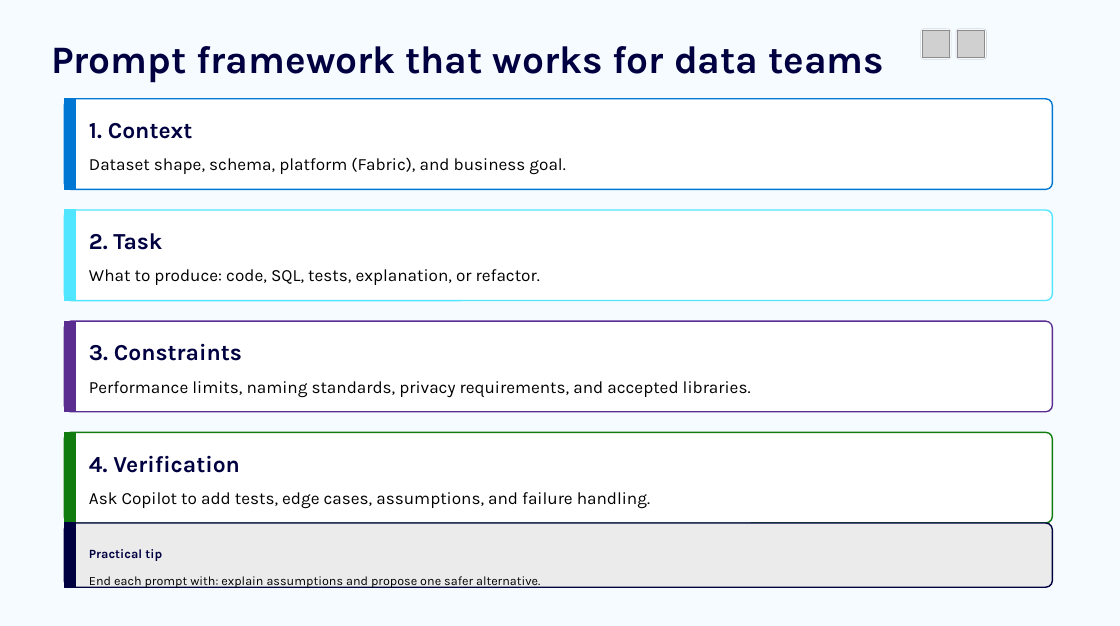
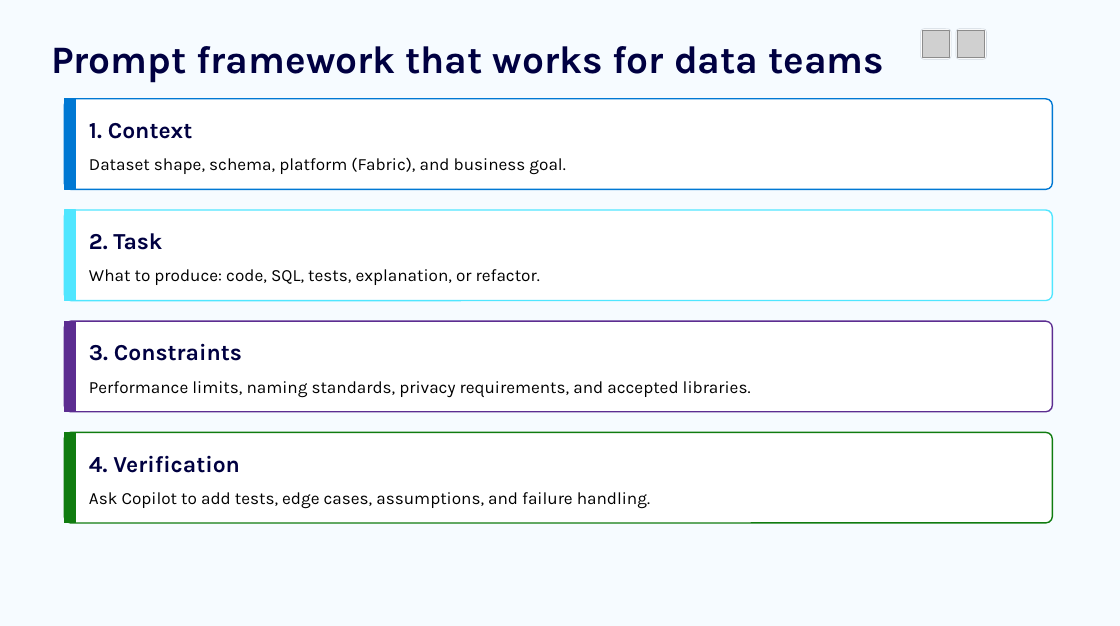
Before and after one commit to jordanbean-msft/github-copilot-for-data-professionals, a slide deck: slide 11 of deck/github-copilot-for-data-professionals.pptx. Drawn at 1120x626 pixels with LibreOffice and Linux fonts; fonts in the diff are those of the drawing; grey boxes stand for pictures; background and template pictures are left out. Boxes give left, top, right and bottom in pixels: in the first picture for what was removed or moved away, otherwise in the second. Text is boxed around its words. In the diff, an @@ line names an element or a change of style, - is before the commit and + after.

```diff
--- a/deck/github-copilot-for-data-professionals.pptx
+++ b/deck/github-copilot-for-data-professionals.pptx
@@ rounded rectangle removed at (64, 523, 1052, 587) @@
@@ rectangle removed at (64, 523, 76, 587) @@
@@ text removed at (89, 549, 162, 561) @@
-Practical tip
@@ text removed at (89, 576, 540, 588) @@
-End each prompt with: explain assumptions and propose one safer alternative.
```
Also in this commit, not shown: 5 other slides changed, 1 slide added, 1 slide removed, 7 other files.
